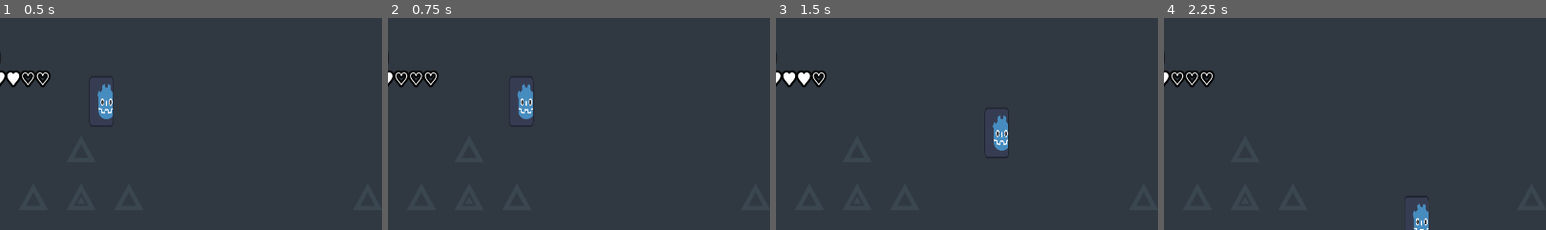
Above: before the commit, frames 1-4 (left to right).
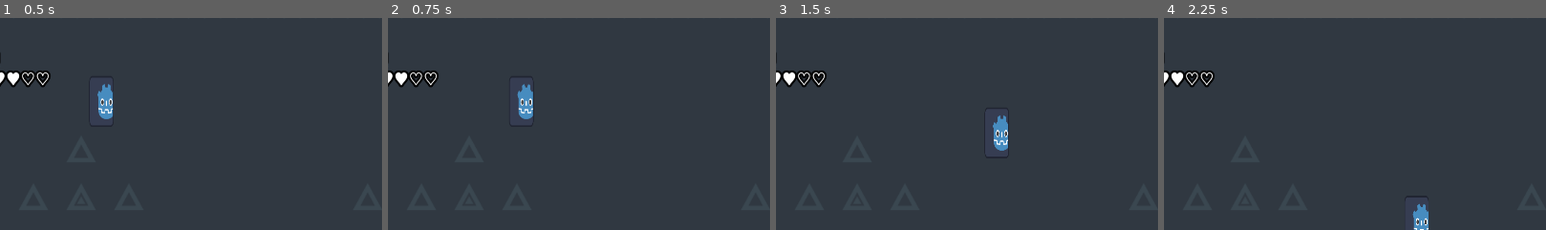
Above: after the commit, the same moments.

Repository: Draze999/SoundCrawler
Game: Godot game, scene res://scenes/world.tscn
Two runs of this game, one before a commit and one after it. Both use one fixed random seed, a clock stepped at 60 frames per second and the inputs below. The engine's default icon, where the game draws it, is replaced by a stand-in: a white triangle on a blue panel in a dark square.
Inputs (mouse positions are % of the whole screen's width and height, from its top left):
- Up to frame 1 (0.5 s): no input
- Up to frame 2 (0.75 s): tap Enter at 0.5 s; move the mouse to (19, 21) at 0.52 s; hold Right (Move_Right) from 0.53 s (still down); click (19, 21) at 0.6 s
- Up to frame 3 (1.5 s): right-click (19, 21) at 0.8 s; move the mouse to (30, 56) at 1.27 s; release Right (Move_Right) at 1.28 s; hold Down (Move_Down) from 1.28 s (still down); right-click (30, 56) at 1.35 s
- Up to frame 4 (2.25 s): click (30, 56) at 1.55 s; move the mouse to (60, 28) at 2.02 s; release Down (Move_Down) at 2.03 s; hold Right (Move_Right) from 2.03 s (still down); click (60, 28) at 2.1 s
The pictures show only the part of the screen within x 18-68%, y 9-59%; the shares and areas given below are measured in that part.

Frame 1 is identical in both runs. In frame 2, 0.1% of the frame differs, in the area x 2-5%, y 25-32%; in frame 3, 0.1%; in frame 4, 0.1%.

Commit message:
Changed inputs for Health_Test

Diff:
--- a/project.godot
+++ b/project.godot
@@ -123,6 +123,16 @@
 , Object(InputEventJoypadButton,"resource_local_to_scene":false,"resource_name":"","device":-1,"button_index":10,"pressure":0.0,"pressed":true,"script":null)
 ]
 }
+Test_Health_Up={
+"deadzone": 0.01,
+"events": [Object(InputEventJoypadButton,"resource_local_to_scene":false,"resource_name":"","device":-1,"button_index":10,"pressure":0.0,"pressed":true,"script":null)
+]
+}
+Test_Health_Down={
+"deadzone": 0.01,
+"events": [Object(InputEventJoypadButton,"resource_local_to_scene":false,"resource_name":"","device":-1,"button_index":9,"pressure":0.0,"pressed":true,"script":null)
+]
+}
 
 [rendering]
 
--- a/scripts/player.gd
+++ b/scripts/player.gd
@@ -40,9 +40,9 @@
 func _input(_event):
 	direction.x = Input.get_axis("Move_Left", "Move_Right")
 	direction.y = Input.get_axis("Move_Up", "Move_Down")
-	if Input.is_action_just_pressed("Attack"):
+	if Input.is_action_just_pressed("Test_Health_Down"):
 		Health = clamp(Health - 1, 0, MaxHealth)
-	if Input.is_action_just_pressed("Throw"):
+	if Input.is_action_just_pressed("Test_Health_Up"):
 		Health = clamp(Health + 1, 0, MaxHealth)
 
 
